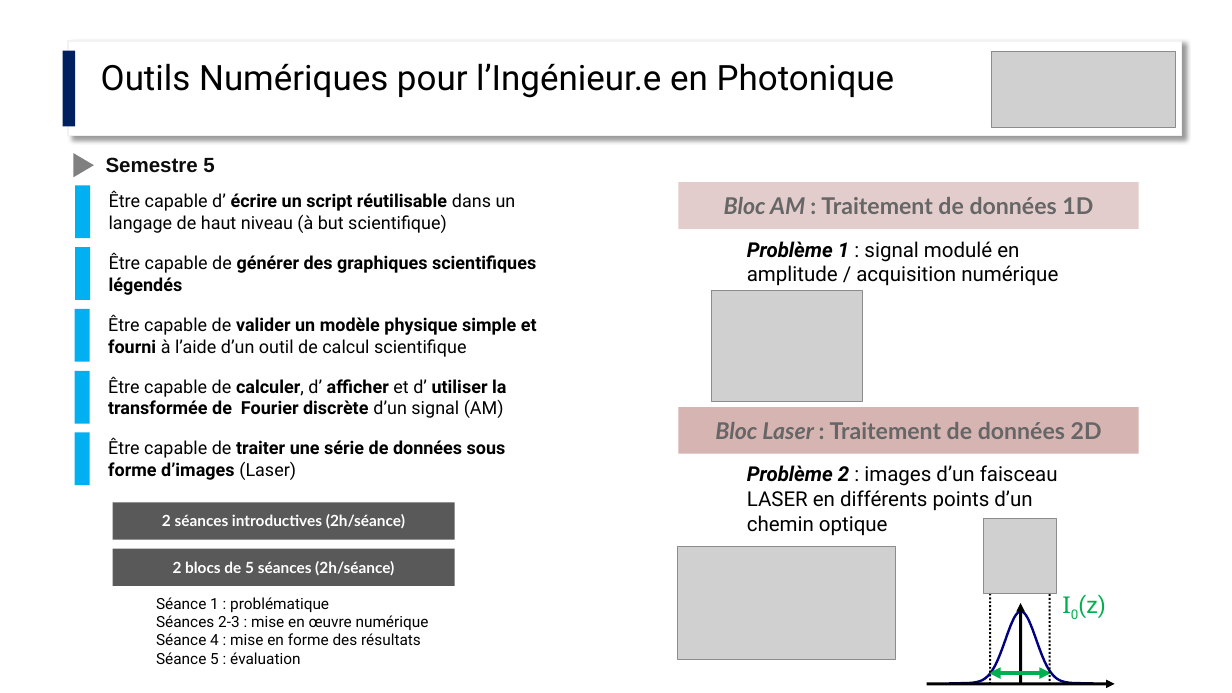
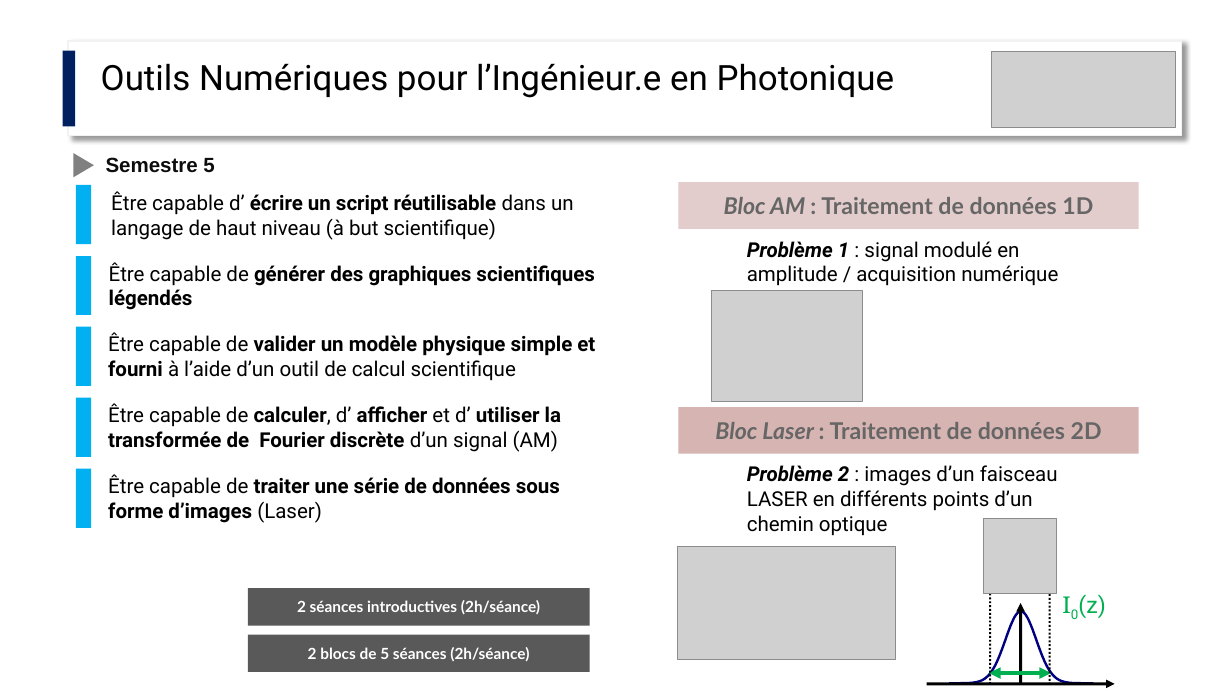
Before and after one commit to jvillemejane/jvillemejane, a slide deck: slide 11 of Presentations/2024_COPERF_Informatique.pptx (slide 14 before the commit). Drawn at 1232x693 pixels with LibreOffice and Linux fonts; fonts in the diff are those of the drawing; grey boxes stand for pictures. Boxes give left, top, right and bottom in pixels: in the first picture for what was removed or moved away, otherwise in the second. Text is boxed around its words. In the diff, an @@ line names an element or a change of style, - is before the commit and + after.

```diff
--- a/Presentations/2024_COPERF_Informatique.pptx
+++ b/Presentations/2024_COPERF_Informatique.pptx
@@ rectangle: place and size @@
-rectangle at (75,186,90,238)
+rectangle at (76,185,91,244)
@@ rectangle: place and size @@
-rectangle at (75,247,90,299)
+rectangle at (76,256,91,315)
@@ text "Être capable de générer des ...": place and size @@
-text "Être capable de générer des ..." at (109,253,536,295)
+text "Être capable de générer des ..." at (109,262,595,310)
@@ rectangle: place and size @@
-rectangle at (75,309,90,361)
+rectangle at (76,327,91,386)
@@ text "Être capable de valider un ...": place and size @@
-text "Être capable de valider un ..." at (108,315,537,357)
+text "Être capable de valider un ..." at (108,332,595,381)
@@ rectangle: place and size @@
-rectangle at (75,371,90,423)
+rectangle at (76,397,91,457)
@@ text "Être capable de calculer, d’ ...": place and size @@
-text "Être capable de calculer, d’ ..." at (108,377,506,418)
+text "Être capable de calculer, d’ ..." at (108,403,561,452)
@@ rectangle: place and size @@
-rectangle at (75,433,90,485)
+rectangle at (76,469,91,528)
@@ size 14 to 16 pt in 5 elements at (111,191,574,240), (109,262,595,310), (108,332,595,381), (108,403,561,452), (108,474,560,523) @@
@@ text "Être capable de traiter une ...": place and size @@
-text "Être capable de traiter une ..." at (108,438,506,480)
+text "Être capable de traiter une ..." at (108,474,560,523)
@@ text removed at (156,597,429,664) @@
-Séance 1 : problématique
-Séances 2-3 : mise en œuvre numérique
-Séance 4 : mise en forme des résultats
-Séance 5 : évaluation
@@ rectangle "2 séances introductives (2h/séance)": place and size @@
-rectangle "2 séances introductives (2h/séance)" at (113,503,455,540)
+rectangle "2 séances introductives (2h/séance)" at (248,589,590,626)
@@ rectangle "2 blocs de 5 séances ...": place and size @@
-rectangle "2 blocs de 5 séances ..." at (113,549,455,586)
+rectangle "2 blocs de 5 séances ..." at (248,635,590,672)
```
Also in this commit, not shown: 8 other slides changed, 1 slide added, 4 slides removed, 1 other file.
